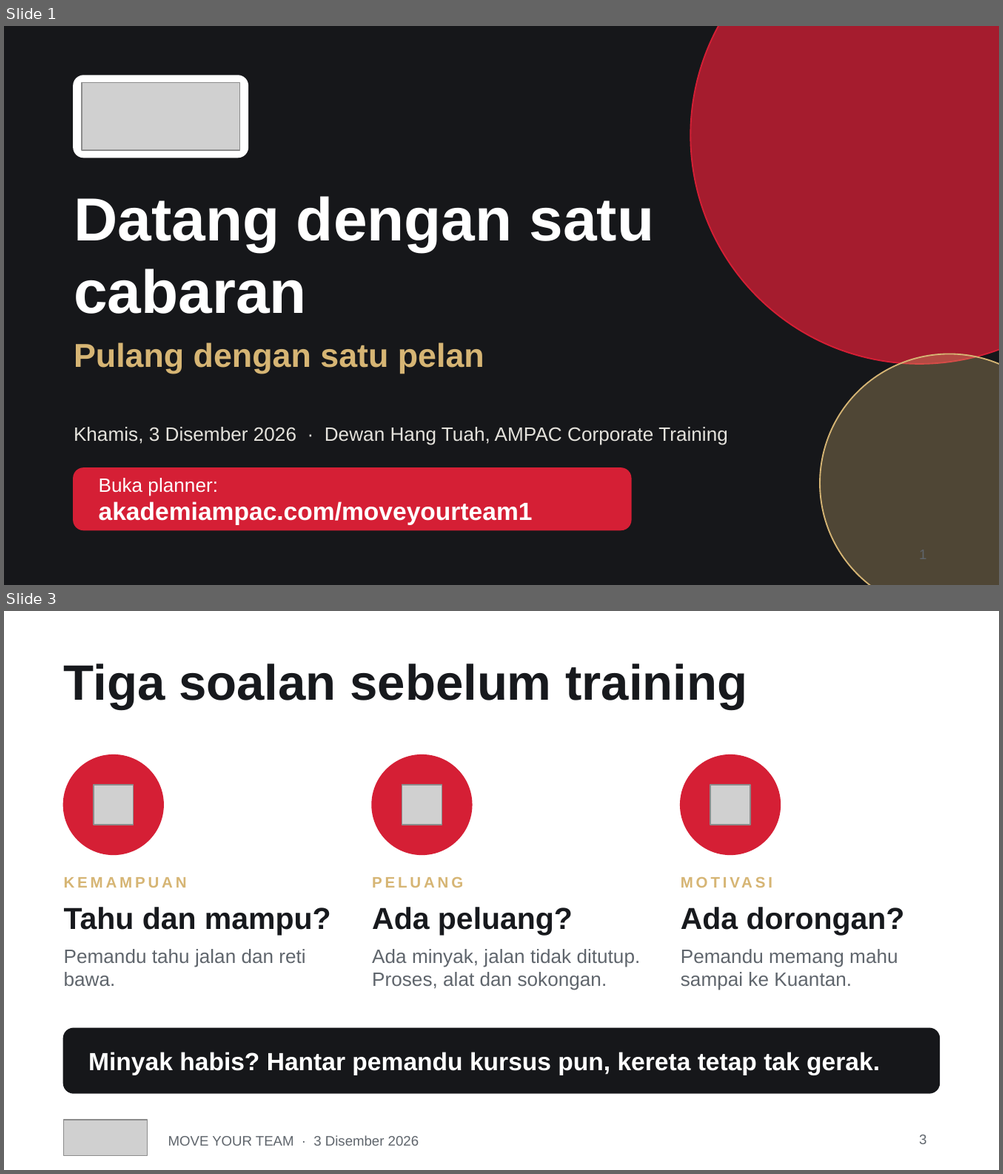
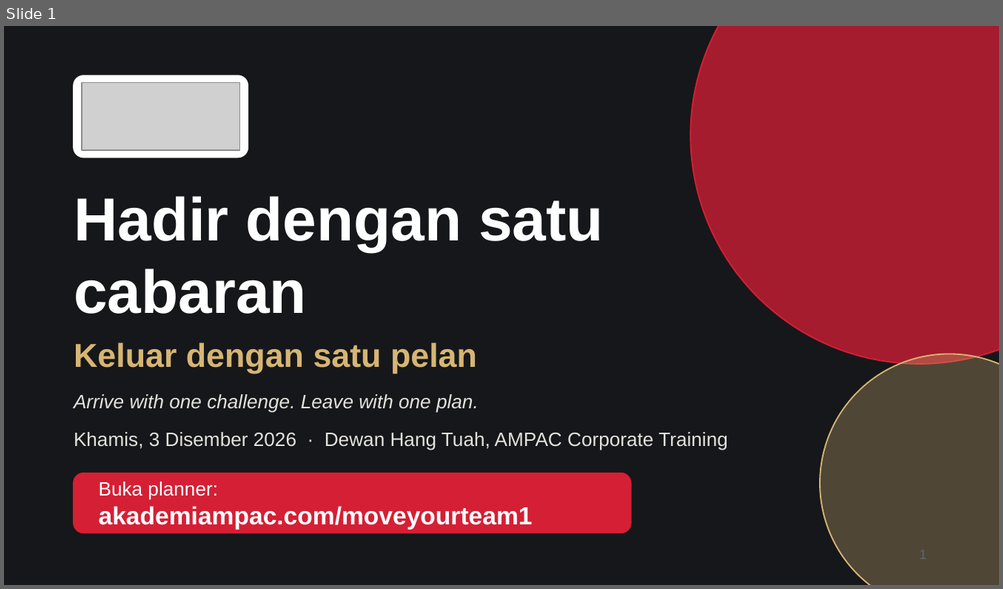
Before and after one commit to badrulsani/ampac-program, a slide deck: MOVE-YOUR-TEAM-Slaid-Fasilitator.pptx. Shown one above the other, each under a label of ours: slides 1 and 3 before the commit, slide 1 after it; the slides between them are not shown. The pictures are 1003x1174 and 1003x589 pixels, drawn with LibreOffice and Linux fonts; fonts in the diff are those of the drawing; grey boxes stand for pictures. Boxes give left, top, right and bottom in pixels: in the first picture for what was removed or moved away, otherwise in the second. Text is boxed around its words. In the diff, an @@ line names an element or a change of style, - is before the commit and + after.

```diff
--- a/MOVE-YOUR-TEAM-Slaid-Fasilitator.pptx
+++ b/MOVE-YOUR-TEAM-Slaid-Fasilitator.pptx
@@ slide 3 removed at box(4, 611, 999, 1170), background #FFFFFF @@
@@ title removed at box(64, 664, 747, 709) @@
-Tiga soalan sebelum training
@@ ellipse removed at box(64, 755, 163, 854) @@
@@ ellipse removed at box(372, 755, 472, 854) @@
@@ ellipse removed at box(680, 755, 780, 854) @@
@@ picture removed at box(94, 785, 134, 825) @@
@@ picture removed at box(402, 785, 441, 825) @@
@@ picture removed at box(710, 785, 750, 825) @@
@@ text removed at box(372, 877, 463, 888) @@
-PELUANG
@@ text removed at box(680, 869, 959, 894) @@
-MOTIVASI
@@ text removed at box(64, 877, 187, 888) @@
-KEMAMPUAN
@@ text removed at box(64, 907, 331, 935) @@
-Tahu dan mampu?
@@ text removed at box(372, 907, 572, 935) @@
-Ada peluang?
@@ text removed at box(680, 907, 905, 935) @@
-Ada dorongan?
@@ text removed at box(64, 949, 305, 986) @@
-Pemandu tahu jalan dan reti bawa.
@@ text removed at box(372, 949, 640, 991) @@
-Ada minyak, jalan tidak ditutup. Proses, alat dan sokongan.
@@ text removed at box(680, 949, 897, 991) @@
-Pemandu memang mahu sampai ke Kuantan.
@@ rounded rectangle removed at box(64, 1028, 939, 1093) @@
@@ text removed at box(88, 1052, 879, 1075) @@
-Minyak habis? Hantar pemandu kursus pun, kereta tetap tak gerak.
@@ picture removed at box(64, 1120, 148, 1156) @@
@@ text removed at box(168, 1136, 418, 1146) @@
-MOVE YOUR TEAM · 3 Disember 2026
@@ page number removed at box(919, 1135, 926, 1145) @@
-3
@@ slide 1 changed as well @@
@@ title at box(74, 196, 603, 314): text changed @@
-Datang dengan satu cabaran
+Hadir dengan satu cabaran
@@ text at box(74, 343, 477, 374): text changed @@
-Pulang dengan satu pelan
+Keluar dengan satu pelan
@@ text added at box(74, 395, 478, 412), 14 pt, text #E4E2DC, italic @@
+Arrive with one challenge. Leave with one plan.
@@ 2 texts, 1 rounded rectangle: place and size @@
-2 texts, 1 rounded rectangle at box(74, 427, 728, 530)
+2 texts, 1 rounded rectangle at box(74, 432, 728, 533)
@@ rounded rectangle at box(74, 474, 631, 533): proportions changed @@
```
Also in this commit, not shown: 4 other slides changed, 14 slides added, 2 other slides removed.
